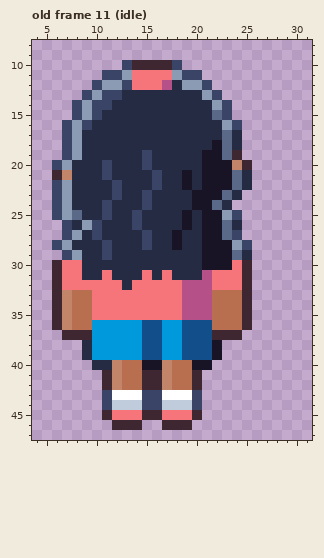
Two states of a pixel-art file, art/road/walker-ada.aseprite. The first picture shows the starting point.
32x48 pixels, 12 frames. Shown: old frame 11 (idle): x 4..31, y 8..47. The commit also changed other frames, which this record leaves out.
Once edited:
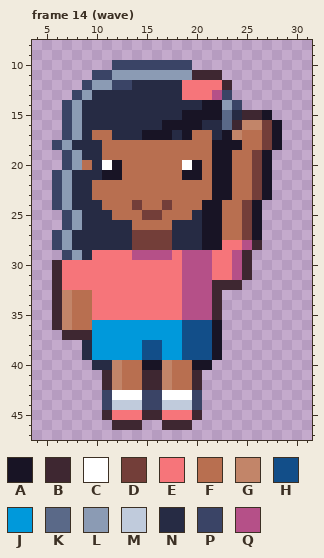
Palette (. is transparent): A #181425  B #3e2731  C #ffffff  D #733e39  E #f6757a  F #b86f50  G #c28569  H #124e89  J #0099db  K #5a6988  L #8b9bb4  M #c0cbdc  N #262b44  P #3a4466  Q #b55088
A new or re-ordered frame is compared with the old frame closest to it.
Changes in this commit:
frames 12 -> 16
Changed rows in their new state; - is an unchanged pixel.
Frame 14 (wave) is new; against old frame 11 (idle):
first column x 6:
10 ------P-PPPP-P---------
11 ----P-L-LLLL-LBBB------
12 ---PL-P-NNNN-EEEEB-----
13 --PLNNN------EEEQP-----
14 -PLNNN---------AALP----
15 -PLNN--------AAAAKNBBA-
16 ---N-------AAAA--KBGGDA
17 ----FF---AAA-AFF-AGFFDA
18 PLN--FFFFFFFFFFF-AAFFDA
19 -----FFFFFFFFFFF-AFFDA-
20 .PLF-CAFFFFFFCAF--FFDA-
21 PL---AAFFFFFF-AF--FFDA-
22 ----FFFFFFFFFFFF--FFDA-
23 ----FFFFFFFFFFFF-AFFDA-
24 -----FFFDFFDFFF-AFFDA--
25 .PL--NFFFDDFFF---FFDA--
26 --LNN---FFFF-N---FFDA--
27 PLN-N---DDDDN----FFDA--
28 -----N--DDDDN----EEQB--
29 ----EEEEQQQQEQQQEEQB---
30 ---EEEEEEEEEEQQQEEQ----
31 ---EE-EEE-E-EQQ---Q----
32 -------E--------BBB.---
33 ----------------B...---
34 ----------------B...---
35 ----------------B...---
36 ---------JJ-----A...---
37 ---------JJ-----A..----
Boxes around the changes in both pictures, in picture pixels (x1, y1, x2, y2):
changed: (52, 60, 282, 340)
